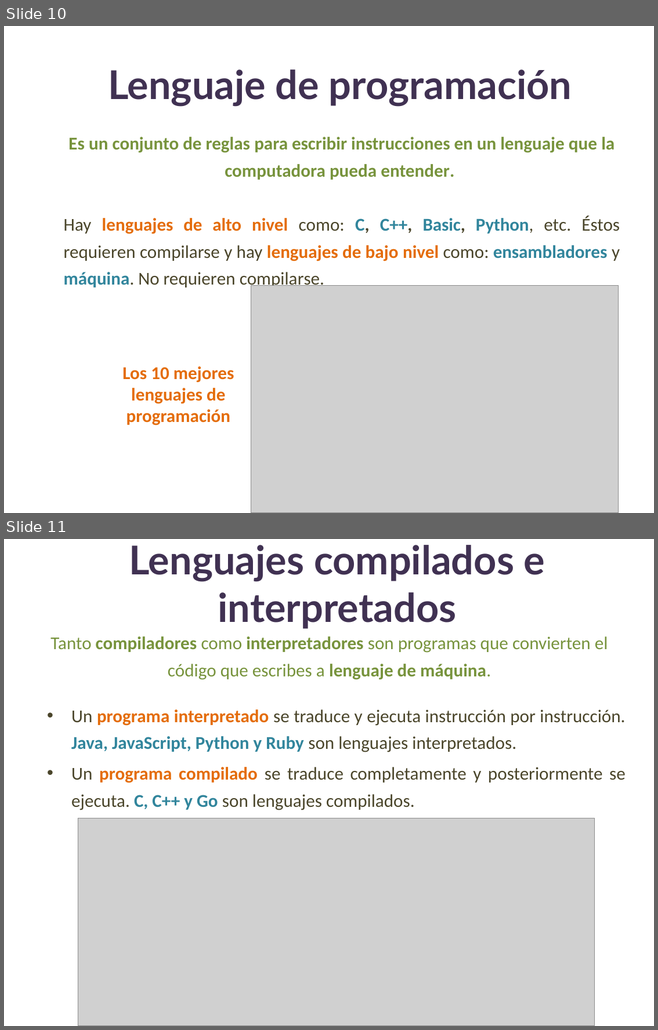
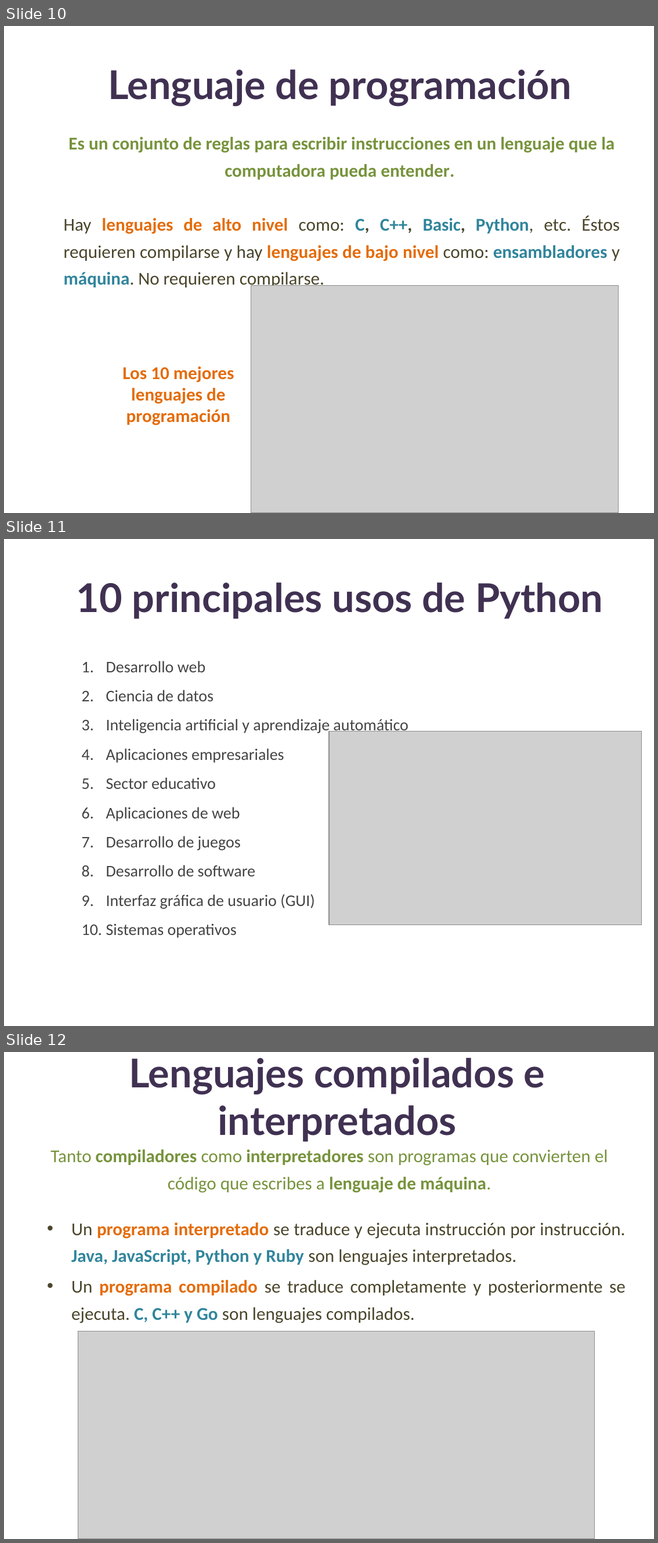
Before and after one commit to lizetheP/Tecnologias, a slide deck: Calendario/Presentaciones/1_IntroduccionAlgoritmosProgramas.pptx. Shown one above the other, each under a label of ours: slides 10 and 11 before the commit, slides 10, 11 and 12 after it. The pictures are 658x1030 and 658x1543 pixels, drawn with LibreOffice and Linux fonts; fonts in the diff are those of the drawing; grey boxes stand for pictures. Boxes give left, top, right and bottom in pixels: in the first picture for what was removed or moved away, otherwise in the second. Text is boxed around its words. In the diff, an @@ line names an element or a change of style, - is before the commit and + after.

```diff
--- a/Calendario/Presentaciones/1_IntroduccionAlgoritmosProgramas.pptx
+++ b/Calendario/Presentaciones/1_IntroduccionAlgoritmosProgramas.pptx
@@ slide 11 added at (4, 539, 654, 1026), background #FFFFFF @@
@@ text added at (76, 583, 603, 619), 44 pt, text #403152, bold @@
+10 principales usos de Python
@@ text added at (106, 661, 408, 938), 18 pt, text #444444 @@
+1. Desarrollo web
+2. Ciencia de datos
+3. Inteligencia artificial y aprendizaje automático
+4. Aplicaciones empresariales
+5. Sector educativo
+6. Aplicaciones de web
+7. Desarrollo de juegos
+8. Desarrollo de software
+9. Interfaz gráfica de usuario (GUI)
+10. Sistemas operativos
@@ picture added at (329, 732, 641, 925) @@
@@ what was slide 11 is now slide 12 @@
```
Also in this commit, not shown: 5 other files.
